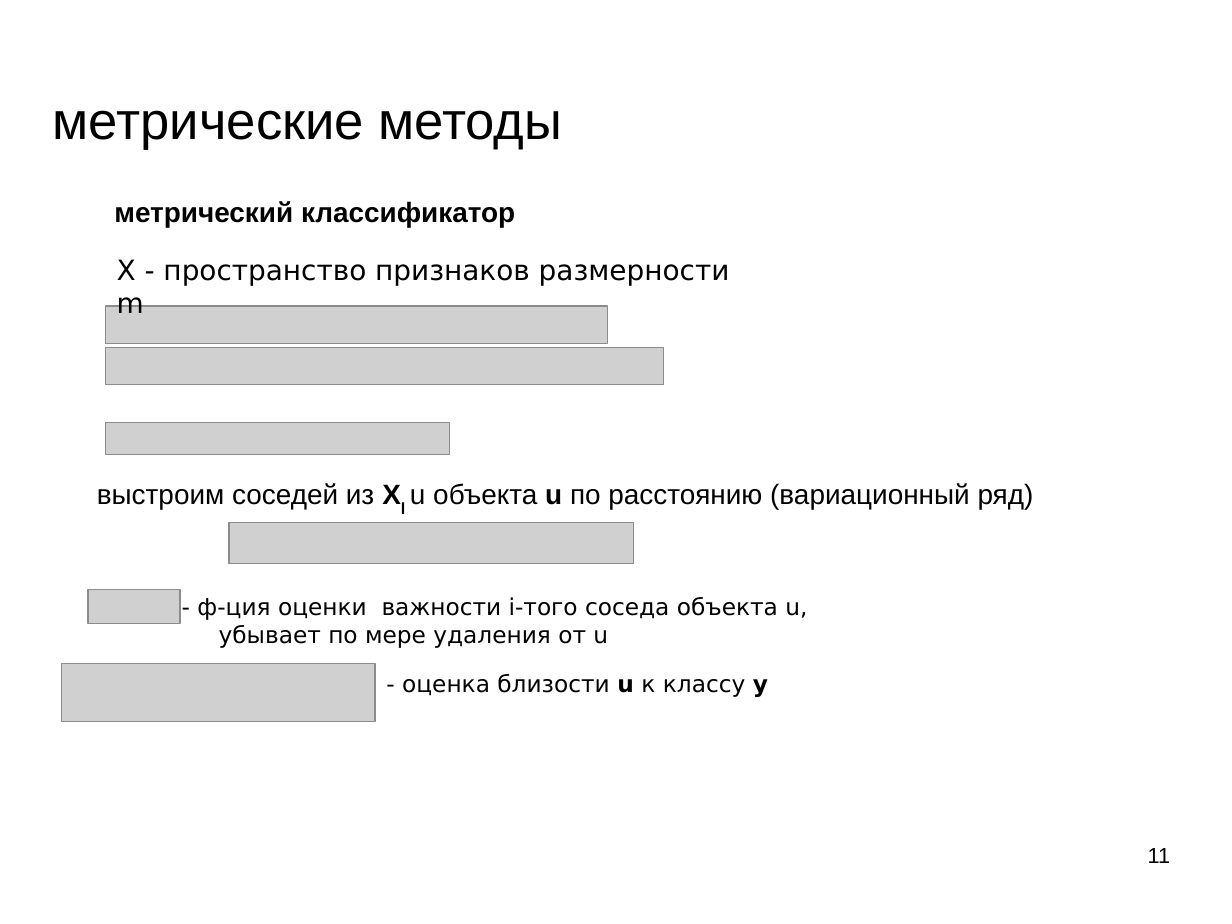
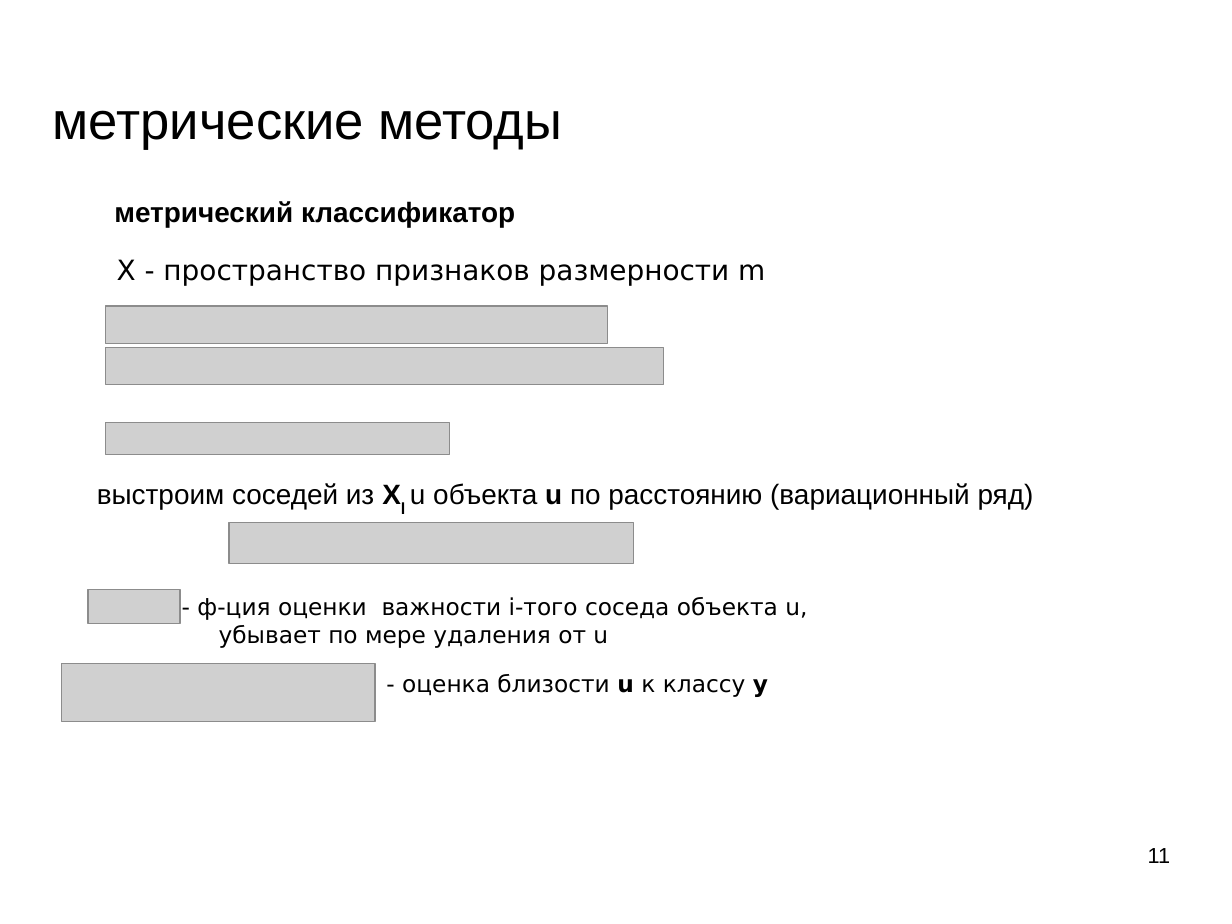
Before and after one commit to mechanoid5/ml_nlp_2026_I, a slide deck: slide 11 of 04-metric-classifier.odp. Drawn at 1232x924 pixels with LibreOffice and Linux fonts; fonts in the diff are those of the drawing; grey boxes stand for pictures; background and template pictures are left out. Boxes give left, top, right and bottom in pixels: in the first picture for what was removed or moved away, otherwise in the second. Text is boxed around its words. In the diff, an @@ line names an element or a change of style, - is before the commit and + after.

```diff
--- a/04-metric-classifier.odp
+++ b/04-metric-classifier.odp
@@ text "X - пространство признаков размерности ..." rewrapped from <box>117,259,730,313</box> to <box>117,259,765,285</box> @@
```
Also in this commit, not shown: 5 other slides changed, 26 other files.
